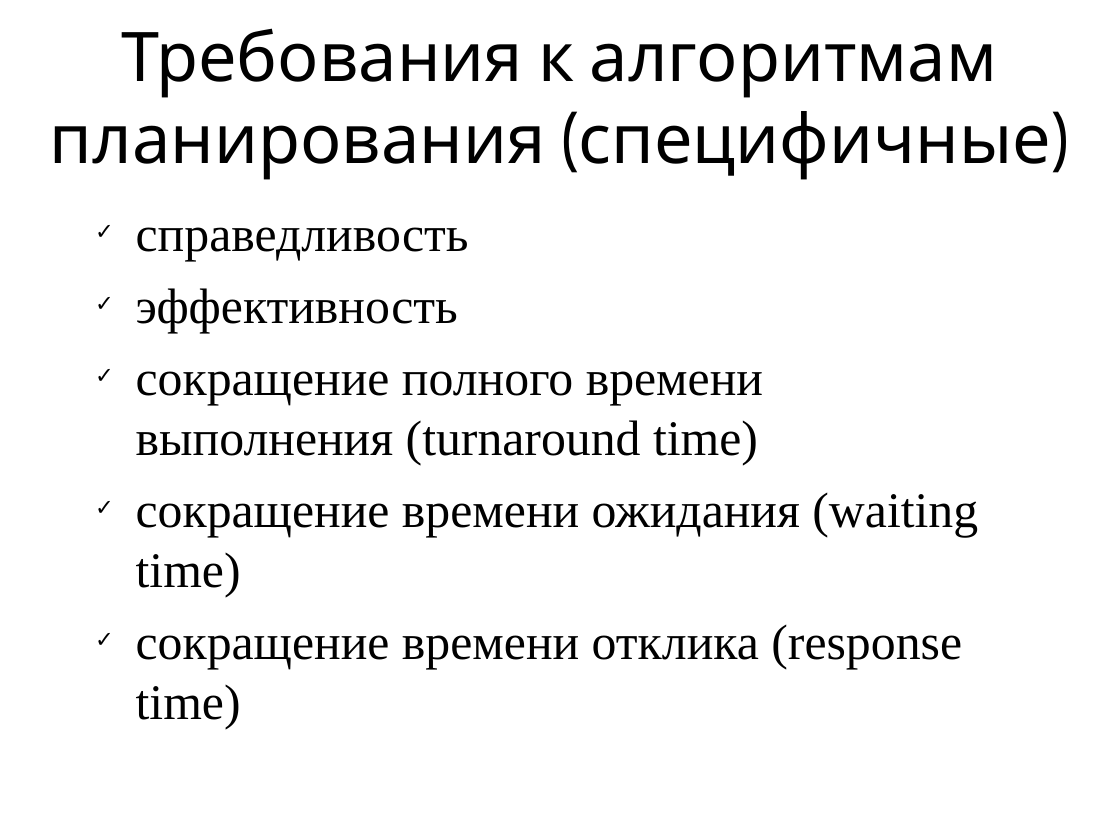
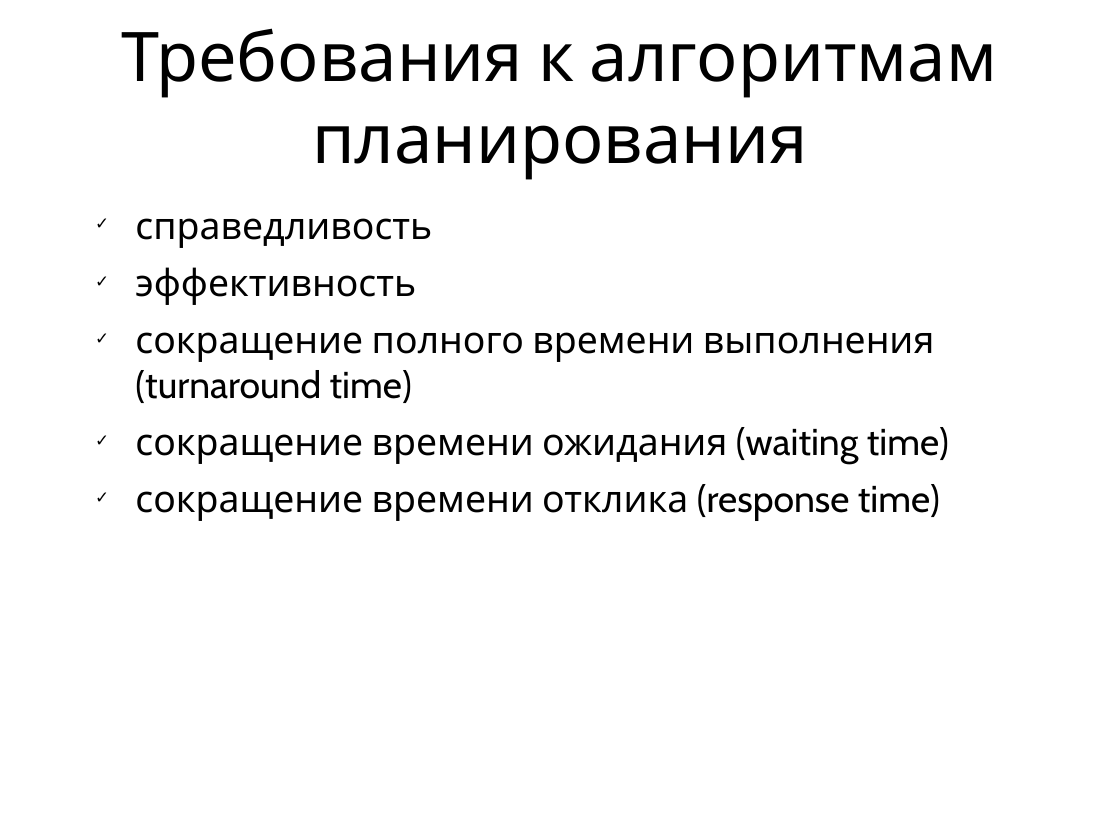
Before and after one commit to vseloved/kpi-spos, a slide deck: slide 13 of lec/6-proc/proc.ppt (slide 8 before the commit). Drawn at 1120x840 pixels with LibreOffice and Linux fonts; fonts in the diff are those of the drawing. Boxes give left, top, right and bottom in pixels: in the first picture for what was removed or moved away, otherwise in the second. Text is boxed around its words. In the diff, an @@ line names an element or a change of style, - is before the commit and + after.

```diff
--- a/lec/6-proc/proc.ppt
+++ b/lec/6-proc/proc.ppt
@@ title at <box>122,28,998,180</box>: text changed @@
-Требования к алгоритмам планирования (специфичные)
+Требования к алгоритмам планирования
@@ text "справедливость" at <box>135,218,949,521</box>: size 32 to 24 pt, font Times New Roman to Cabin @@
```
Also in this commit, not shown: 10 other slides changed, 5 slides added, 4 slides removed, 41 other files.
